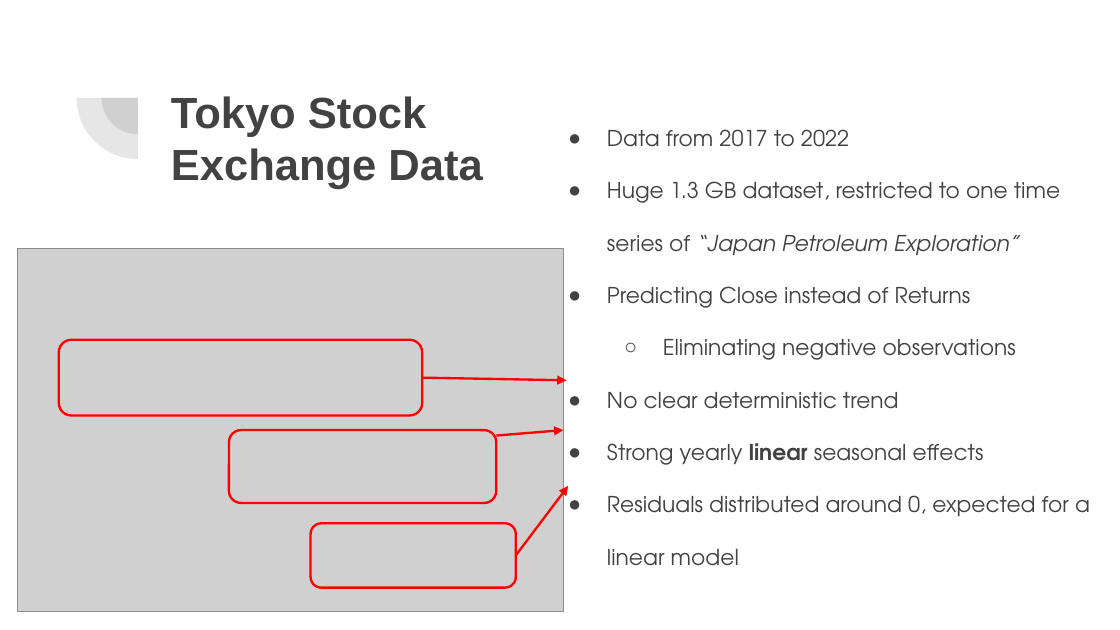
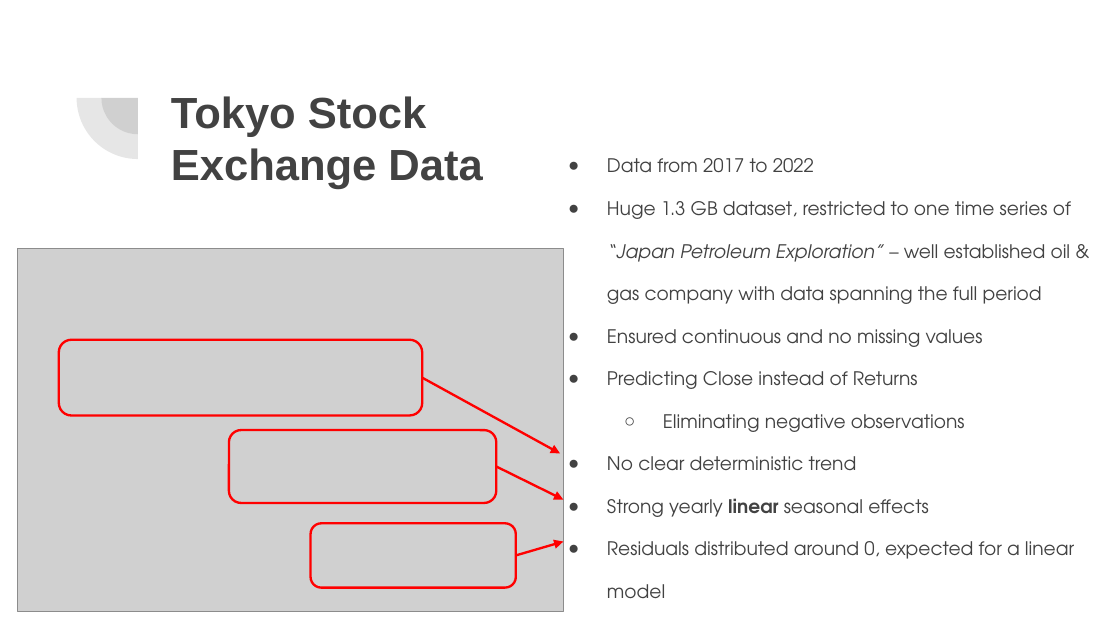
Before and after one commit to afoster28/ml_fin2, a slide deck: slide 2 of Tokyo Stock Exchange - A. Foster, M. Staniszewski.pptx. Drawn at 1120x630 pixels with LibreOffice and Linux fonts; fonts in the diff are those of the drawing; grey boxes stand for pictures. Boxes give left, top, right and bottom in pixels: in the first picture for what was removed or moved away, otherwise in the second. Text is boxed around its words. In the diff, an @@ line names an element or a change of style, - is before the commit and + after.

```diff
--- a/Tokyo Stock Exchange - A. Foster, M. Staniszewski.pptx
+++ b/Tokyo Stock Exchange - A. Foster, M. Staniszewski.pptx
@@ subtitle "Data from 2017 to 2022": place and size @@
-subtitle "Data from 2017 to 2022" at <box>540,87,1104,626</box>
+subtitle "Data from 2017 to 2022" at <box>540,123,1104,623</box>
@@ subtitle at <box>607,158,1074,598</box>: size 14 to 12 pt in "Data from 2017 to 2022", "Predicting Close instead of Returns", "Eliminating negative observations", "No clear deterministic trend" and 2 more places; line spacing 2 to 1.9 @@
@@ subtitle at <box>607,201,1071,347</box>: text changed; size 14 to 12 pt @@
-● Huge 1.3 GB dataset, restricted to one time series of “Japan Petroleum Exploration”
+● Huge 1.3 GB dataset, restricted to one time series of “Japan Petroleum Exploration” – well established oil & gas company with data spanning the full period
+● Ensured continuous and no missing values
@@ arrow moved from (422, 377) - (567, 381) to (422, 377) - (560, 454) @@
@@ arrow moved from (496, 436) - (563, 430) to (496, 467) - (563, 500) @@
@@ arrow moved from (516, 556) - (568, 486) to (516, 556) - (563, 542) @@
```
Also in this commit, not shown: 5 other slides changed, 1 slide added, 1 other file.
